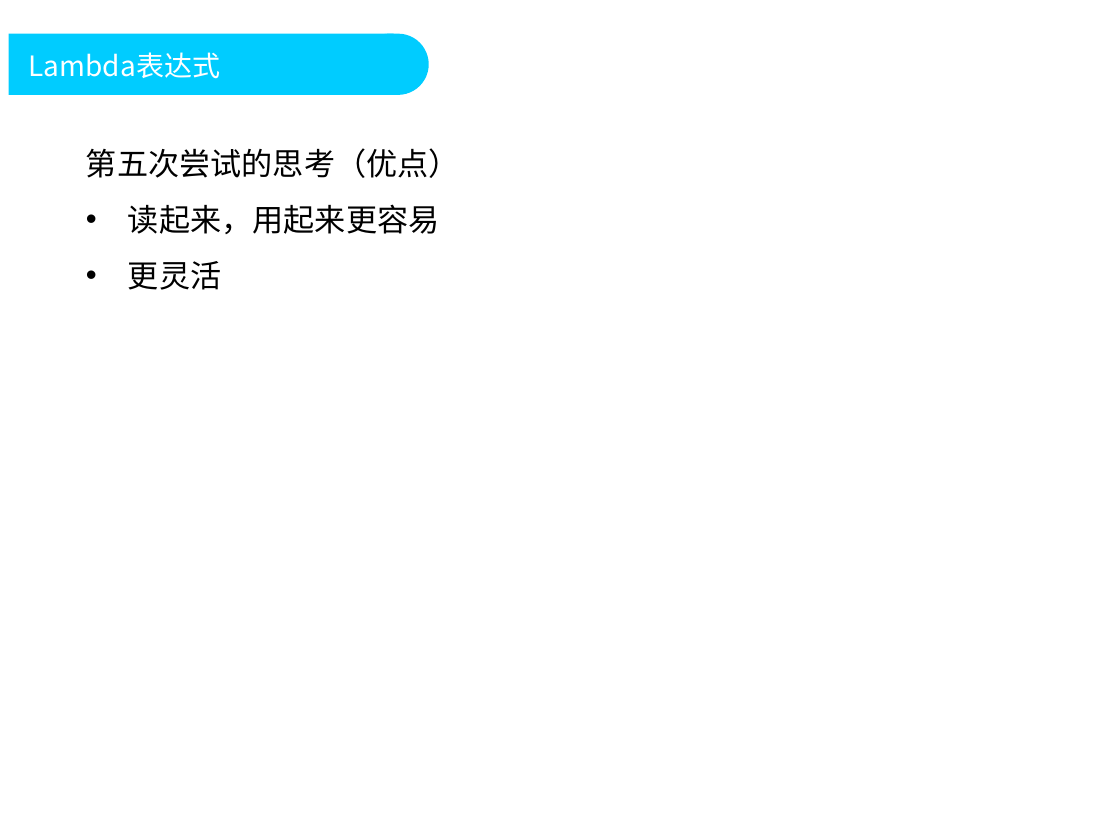
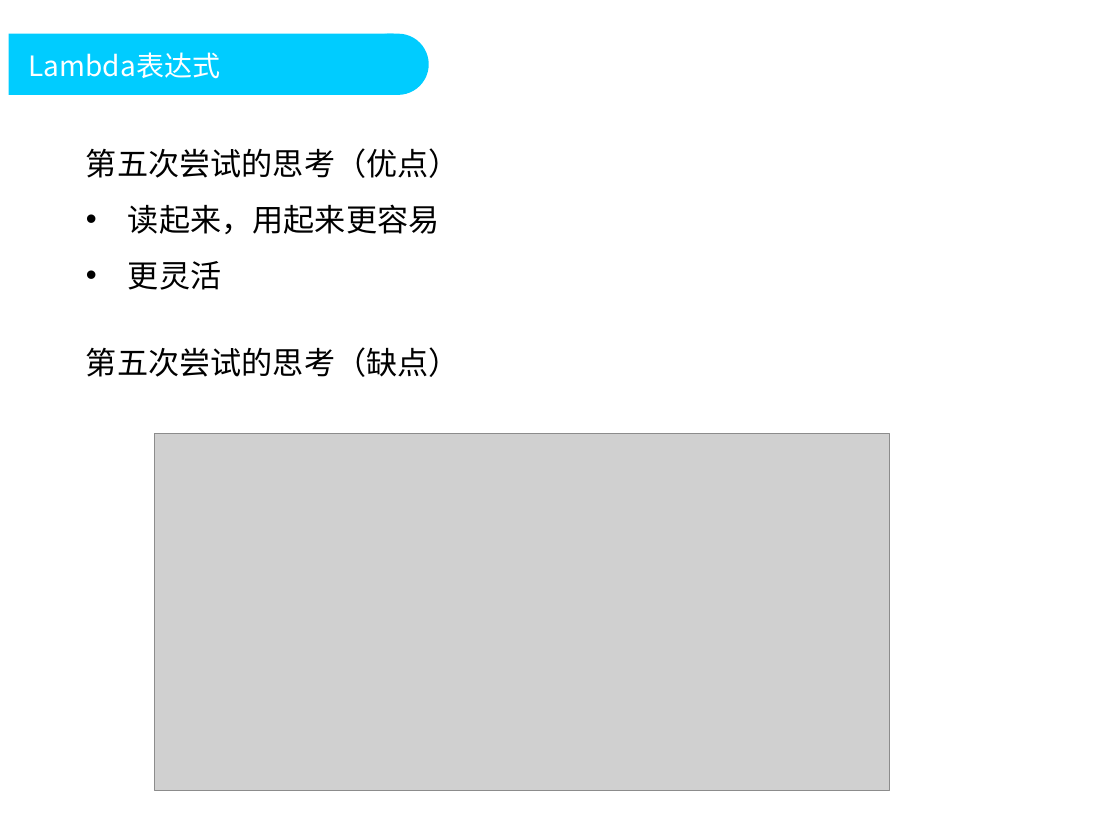
Before and after one commit to DoublePoint/MVC, a slide deck: slide 11 of 04相关插件/Java8/Java高级教程2.pptx. Drawn at 1120x840 pixels with LibreOffice and Linux fonts; fonts in the diff are those of the drawing; grey boxes stand for pictures; background and template pictures are left out. Boxes give left, top, right and bottom in pixels: in the first picture for what was removed or moved away, otherwise in the second. Text is boxed around its words. In the diff, an @@ line names an element or a change of style, - is before the commit and + after.

```diff
--- a/04相关插件/Java8/Java高级教程2.pptx
+++ b/04相关插件/Java8/Java高级教程2.pptx
@@ text added at <box>86,347,460,377</box>, 20 pt, text #000000 @@
+第五次尝试的思考（缺点）
@@ picture added at <box>155,433,889,791</box> @@
```
Also in this commit, not shown: 35 other slides changed, 7 slides added, 1 slide removed, 14 other files.
